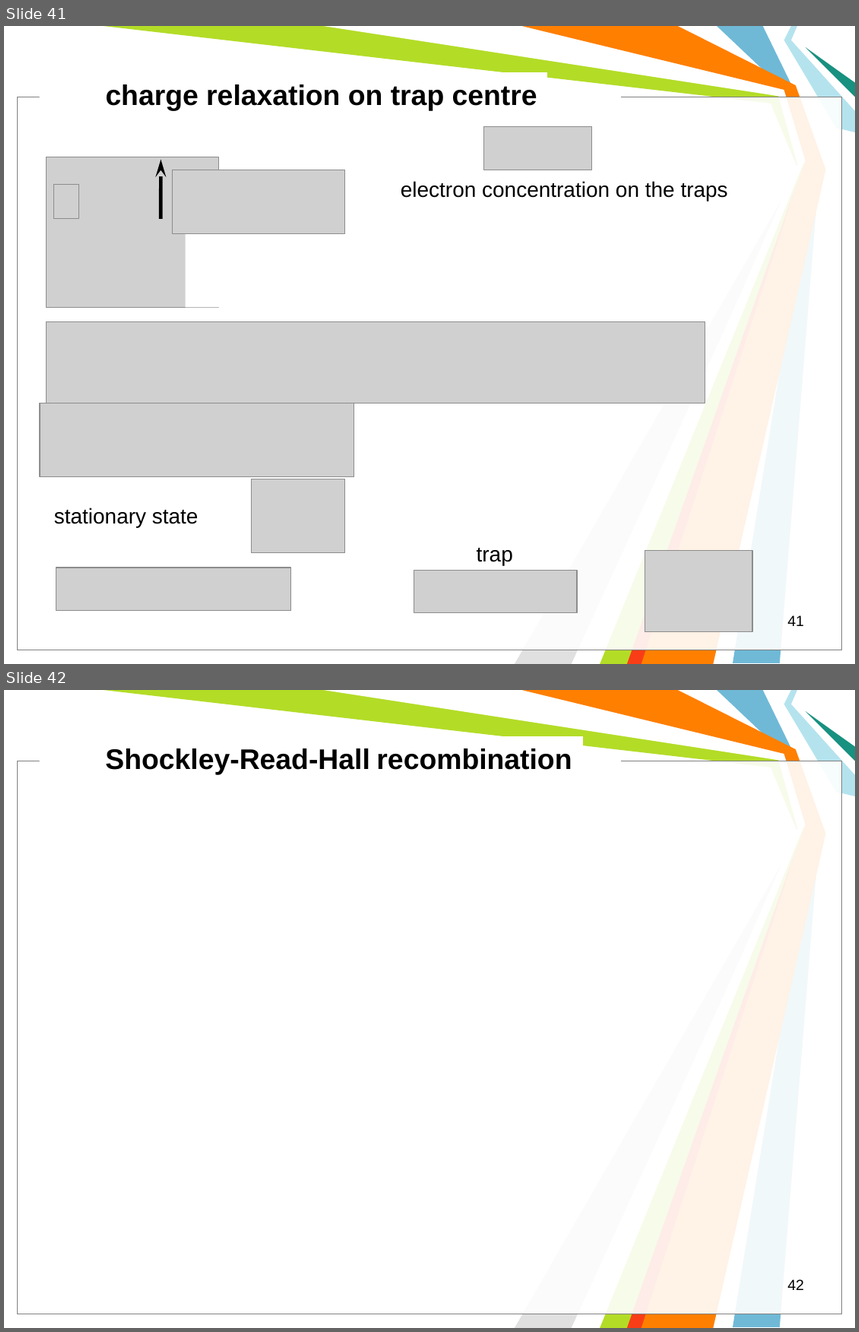
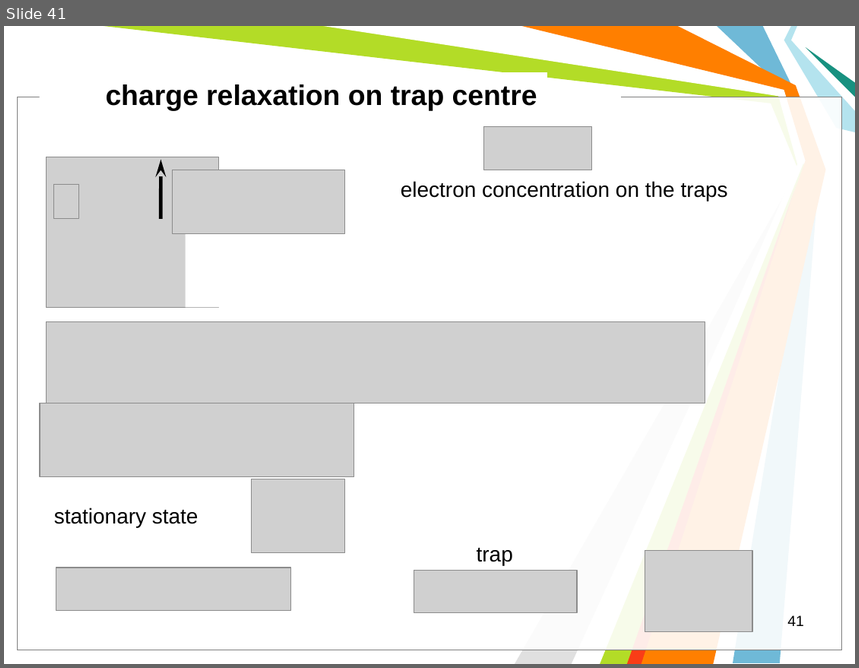
Before and after one commit to l432/NMK, a slide deck: Lecture/Photovoltaics/Photovoltaics2.ppt. Shown one above the other, each under a label of ours: slides 41 and 42 before the commit, slide 41 after it. The pictures are 859x1332 and 859x668 pixels, drawn with LibreOffice and Linux fonts; fonts in the diff are those of the drawing; grey boxes stand for pictures; background and template pictures are left out. Boxes give left, top, right and bottom in pixels: in the first picture for what was removed or moved away, otherwise in the second. Text is boxed around its words. In the diff, an @@ line names an element or a change of style, - is before the commit and + after.

```diff
--- a/Lecture/Photovoltaics/Photovoltaics2.ppt
+++ b/Lecture/Photovoltaics/Photovoltaics2.ppt
@@ slide 42 removed at (x1=4, y1=690, x2=855, y2=1328), background #FFFFFF; not listed: 11 template elements that a slide beside it also shows @@
@@ text removed at (x1=105, y1=749, x2=572, y2=774) @@
-Shockley-Read-Hall recombination
@@ page number removed at (x1=788, y1=1280, x2=804, y2=1290) @@
-42
```
Also in this commit, not shown: 14 slides added.
